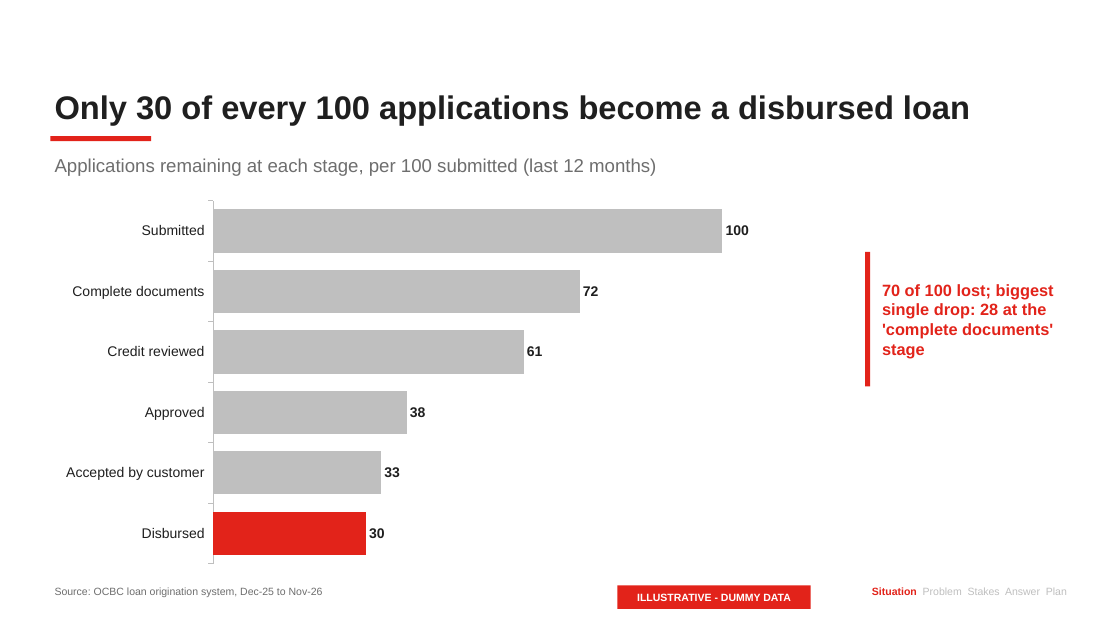
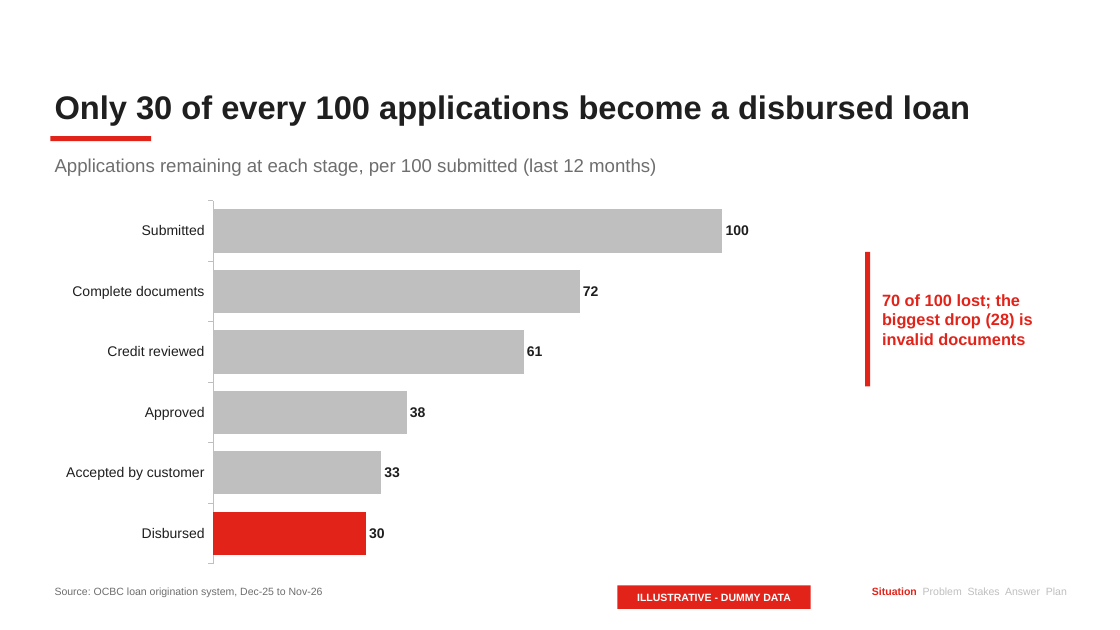
Before and after one commit to Mamel-lop/pstack-loki, a slide deck: slide 3 of decks/ocbc-unsecured-pl/deck.pptx. Drawn at 1120x630 pixels with LibreOffice and Linux fonts; fonts in the diff are those of the drawing. Boxes give left, top, right and bottom in pixels: in the first picture for what was removed or moved away, otherwise in the second. Text is boxed around its words. In the diff, an @@ line names an element or a change of style, - is before the commit and + after.

```diff
--- a/decks/ocbc-unsecured-pl/deck.pptx
+++ b/decks/ocbc-unsecured-pl/deck.pptx
@@ text at (882,294,1033,345): text changed @@
-70 of 100 lost; biggest single drop: 28 at the 'complete documents' stage
+70 of 100 lost; the biggest drop (28) is invalid documents
```
Also in this commit, not shown: 3 other slides changed, 12 other files.
